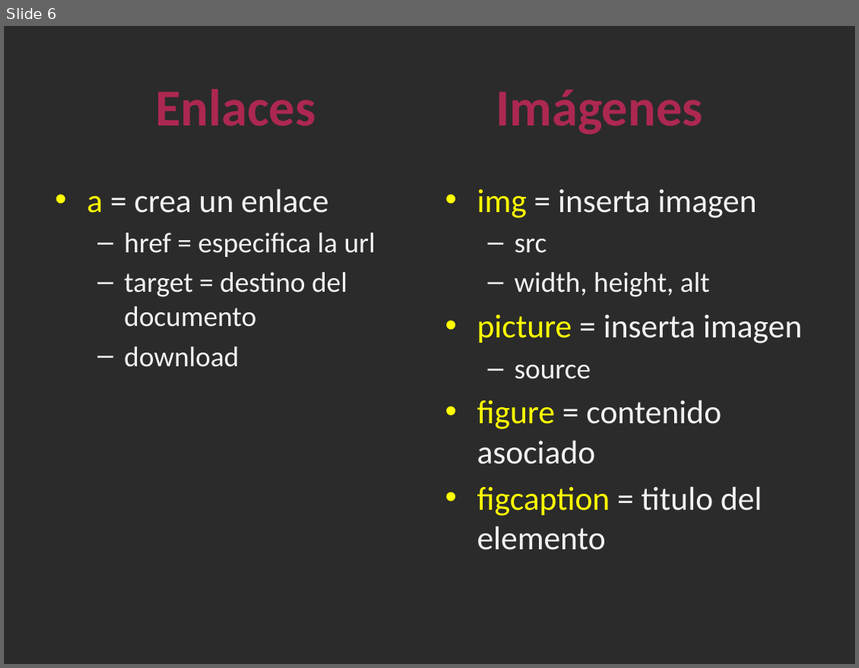
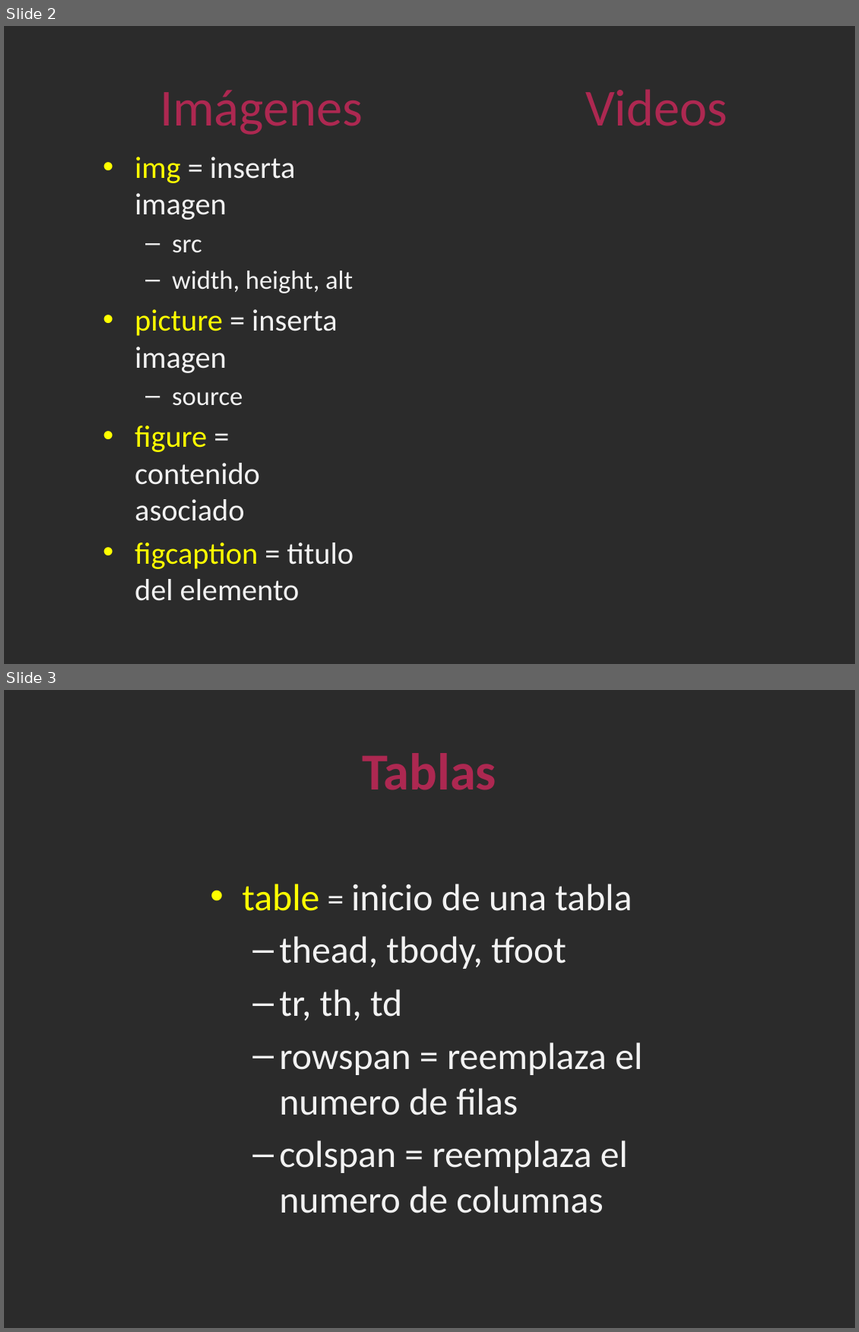
Before and after one commit to GEFullStackWeb/Sesiones, a slide deck: Sesion_2/Clase2_HTML.pptx. Shown one above the other, each under a label of ours: slide 6 before the commit, slides 2 and 3 after it. The pictures are 859x668 and 859x1332 pixels, drawn with LibreOffice and Linux fonts; fonts in the diff are those of the drawing; background and template pictures are left out; a plain dark background stands for a picture behind light text. Boxes give left, top, right and bottom in pixels: in the first picture for what was removed or moved away, otherwise in the second. Text is boxed around its words. In the diff, an @@ line names an element or a change of style, - is before the commit and + after.

Commit message:
documentos

```diff
--- a/Sesion_2/Clase2_HTML.pptx
+++ b/Sesion_2/Clase2_HTML.pptx
@@ slide 3 added at bbox=[4, 690, 855, 1328], background picture (left out) @@
@@ title added at bbox=[362, 753, 496, 790], 44 pt, text #AD2851, bold @@
+Tablas
@@ text added at bbox=[242, 884, 642, 1214], 32 pt, text #F2F2F2 @@
+• table = inicio de una tabla
+  – thead, tbody, tfoot
+  – tr, th, td
+  – rowspan = reemplaza el numero de filas
+  – colspan = reemplaza el numero de columnas
@@ what was slide 6 is now slide 2 @@
@@ slide 2 changed as well @@
@@ title at bbox=[160, 89, 728, 135]: text changed; bold off @@
-Enlaces Imágenes
+Imágenes Videos
@@ text "img = inserta imagen": place and size @@
-text "img = inserta imagen" at bbox=[477, 189, 802, 550]
+text "img = inserta imagen" at bbox=[135, 157, 354, 601]
@@ text "img = inserta imagen" at bbox=[135, 157, 354, 601]: size 28 to 25.9 pt in "img = inserta imagen", "picture = inserta imagen", "figure = contenido asociado", "figcaption = titulo del elemento"; size 24 to 22.2 pt in "src", "width, height, alt", "source" @@
@@ text removed at bbox=[87, 189, 376, 367] @@
-• a = crea un enlace
-  – href = especifica la url
-  – target = destino del documento
-  – download
```
Also in this commit, not shown: 1 other slide changed, 4 other slides added, 5 slides removed.
